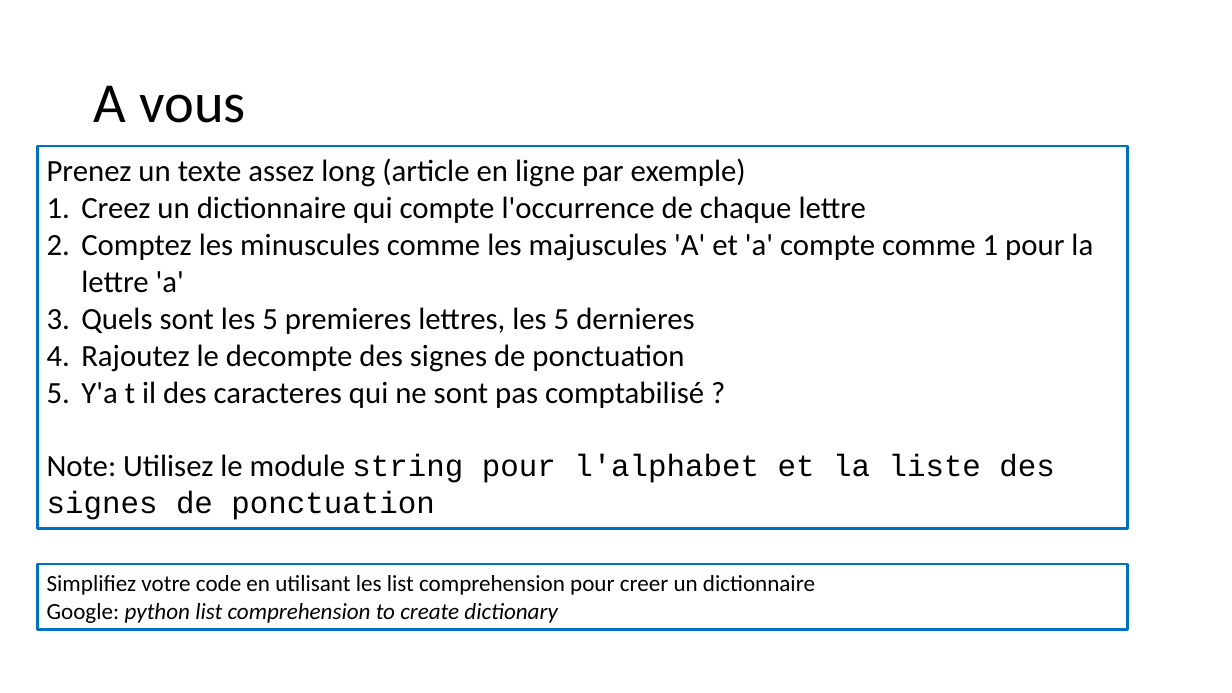
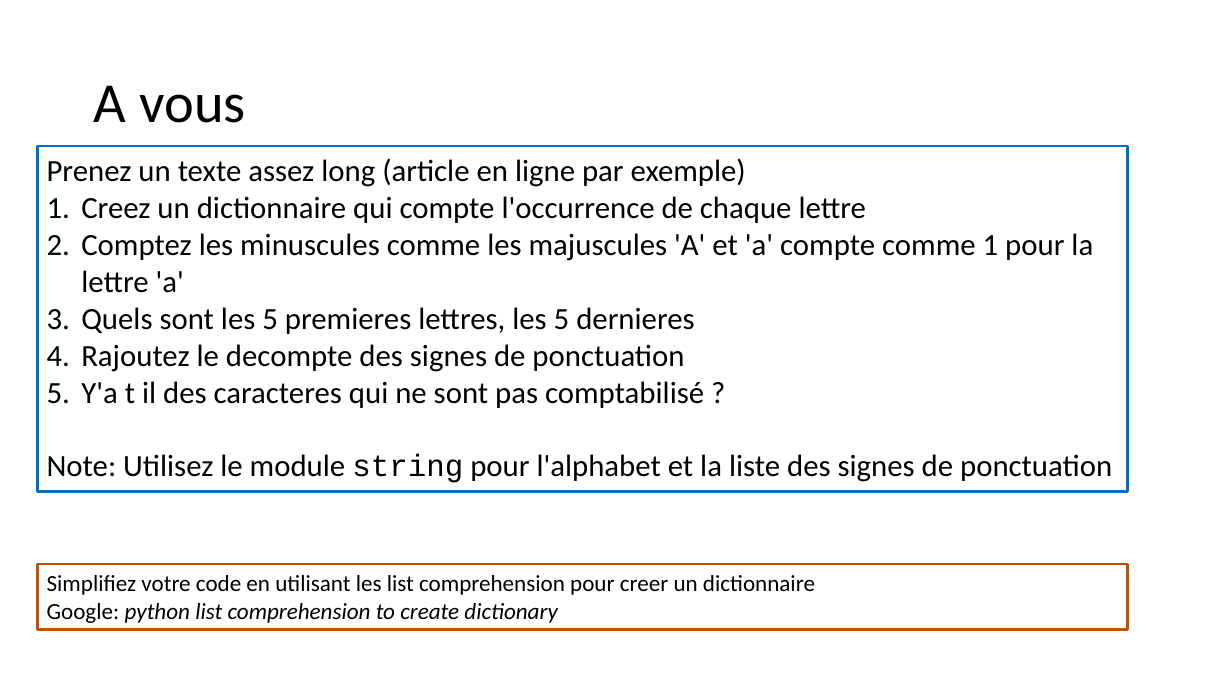
Before and after one commit to alexisperrier/XEmines_DataScience_2020, a slide deck: slide 24 of slides/XEM20_S1D1_python02.pptx. Drawn at 1232x693 pixels with LibreOffice and Linux fonts; fonts in the diff are those of the drawing. Boxes give left, top, right and bottom in pixels: in the first picture for what was removed or moved away, otherwise in the second. Text is boxed around its words. In the diff, an @@ line names an element or a change of style, - is before the commit and + after.

```diff
--- a/slides/XEM20_S1D1_python02.pptx
+++ b/slides/XEM20_S1D1_python02.pptx
@@ rectangle "Prenez un texte assez long ...": place and size @@
-rectangle "Prenez un texte assez long ..." at (38, 146, 1128, 529)
+rectangle "Prenez un texte assez long ..." at (38, 146, 1128, 492)
@@ text in rectangle at (47, 454, 1112, 483): font Courier New to Calibri in "pour l'alphabet et la liste des signes ..." @@
@@ rectangle "Simplifiez votre code en utilisant ..." at (38, 564, 1128, 629): outline #0070C0 2.25 pt to #C04F01 2.25 pt @@
```
Also in this commit, not shown: 2 other slides changed, 3 other files.
